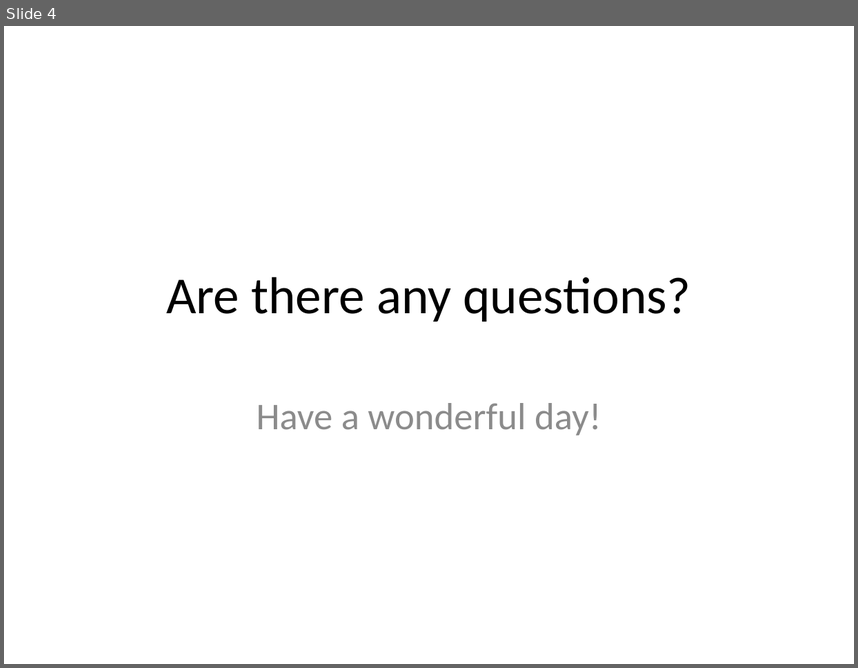
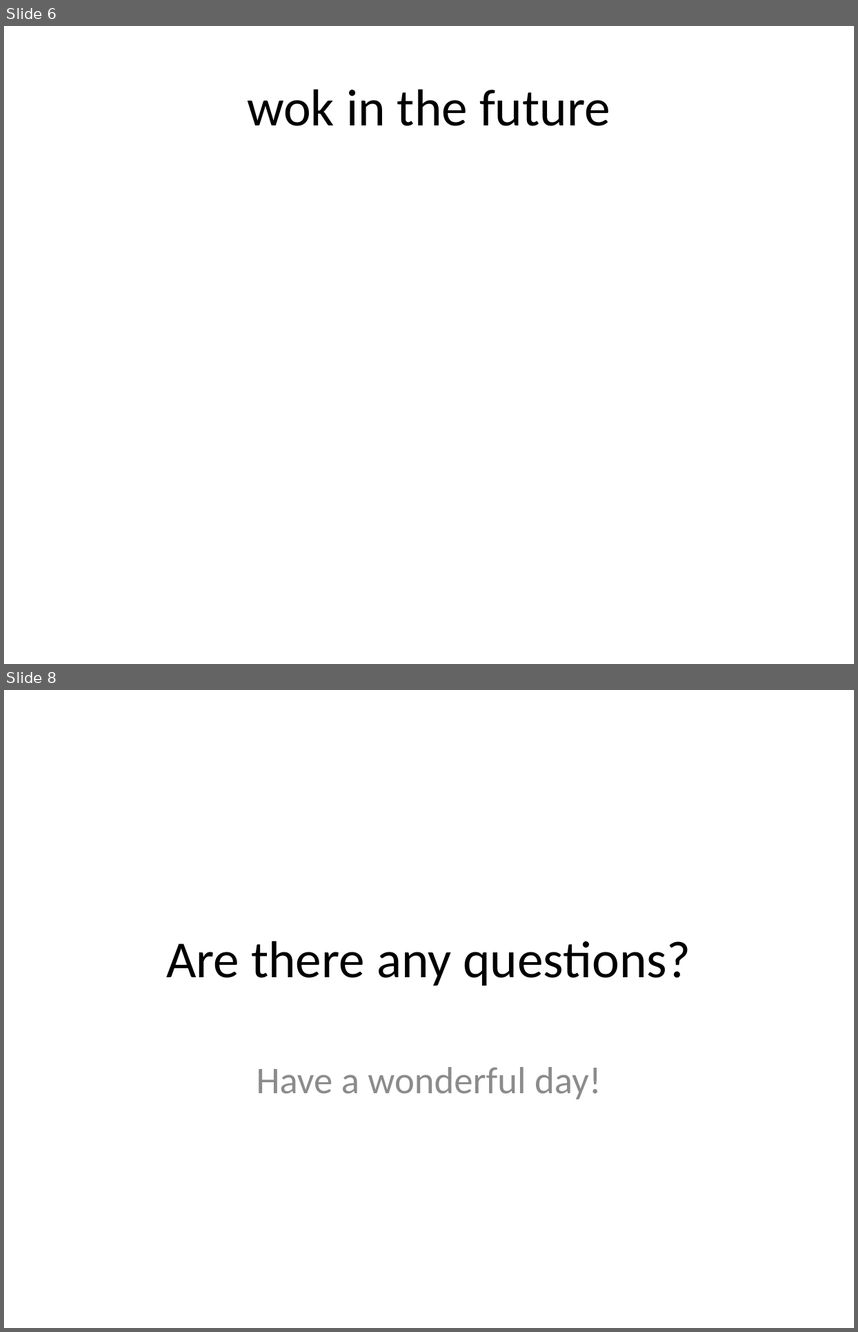
Before and after one commit to UnknownExplorerSK/presentation, a slide deck: Testing.pptx. Shown one above the other, each under a label of ours: slide 4 before the commit, slides 6 and 8 after it; the slides between them are not shown. The pictures are 858x668 and 858x1332 pixels, drawn with LibreOffice and Linux fonts; fonts in the diff are those of the drawing. Boxes give left, top, right and bottom in pixels: in the first picture for what was removed or moved away, otherwise in the second. Text is boxed around its words. In the diff, an @@ line names an element or a change of style, - is before the commit and + after.

```diff
--- a/Testing.pptx
+++ b/Testing.pptx
@@ slide 6 added at <box>4,26,854,664</box>, background #FFFFFF @@
@@ title added at <box>247,89,611,126</box>, 44 pt, text #000000 @@
+wok in the future
@@ what was slide 4 is now slide 8 @@
```
Also in this commit, not shown: 1 slide changed, 4 other slides added, 1 slide removed, 1 other file.
